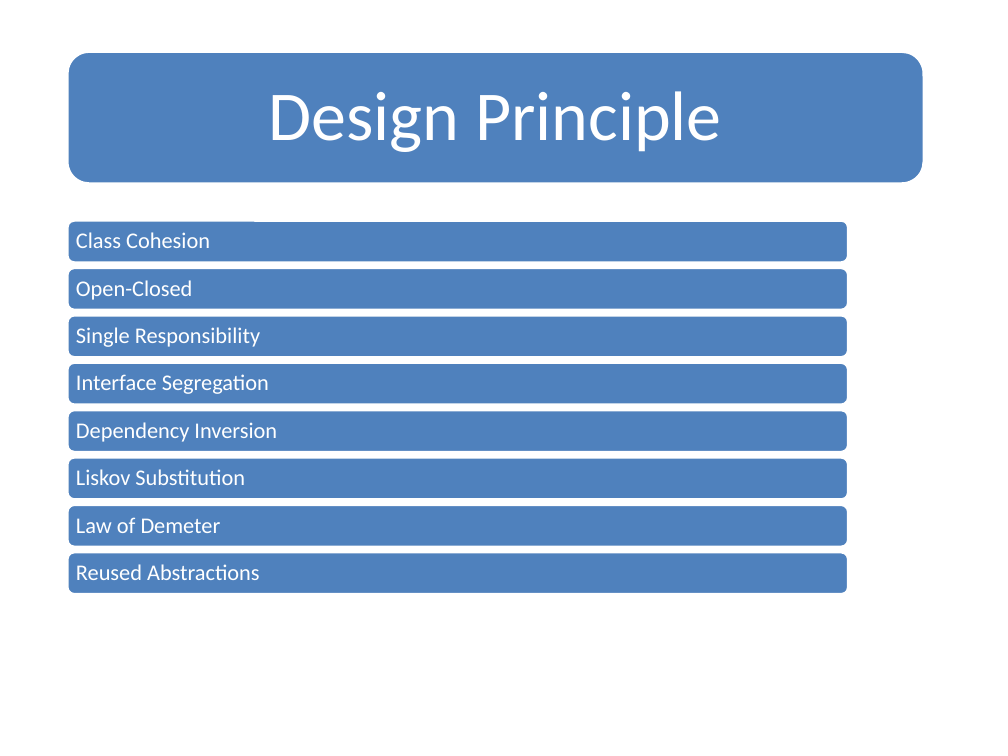
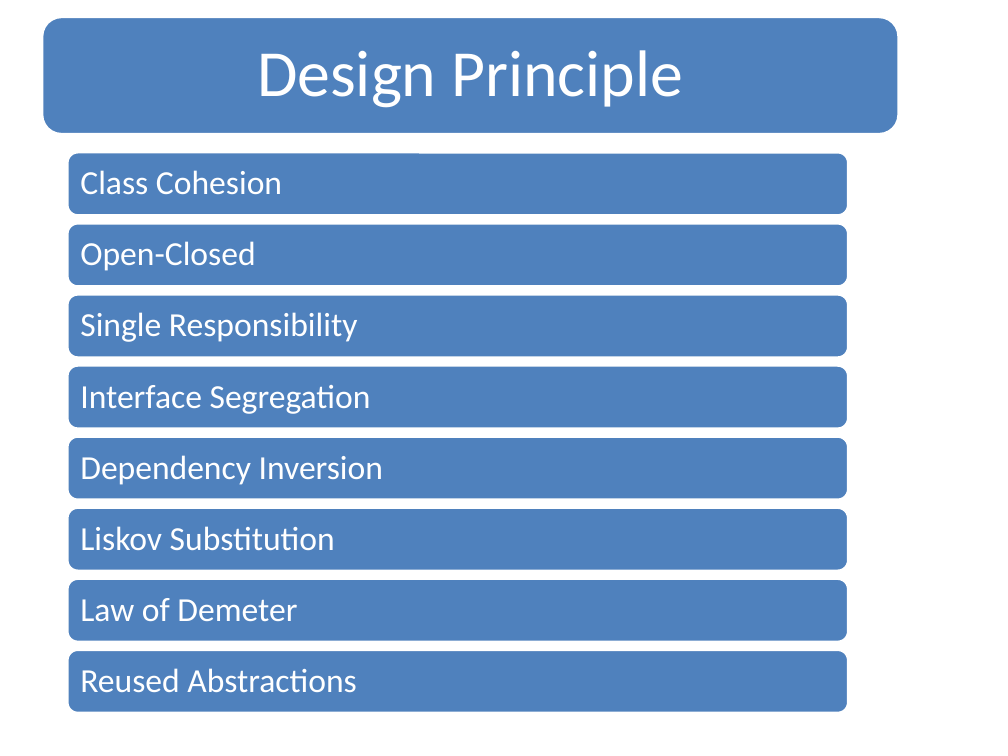
Before and after one commit to soyebparvez/DesignPatternData, a slide deck: slide 15 of Design Principle.pptx (slide 8 before the commit). Drawn at 1008x756 pixels with LibreOffice and Linux fonts; fonts in the diff are those of the drawing. Boxes give left, top, right and bottom in pixels: in the first picture for what was removed or moved away, otherwise in the second. Text is boxed around its words. In the diff, an @@ line names an element or a change of style, - is before the commit and + after.

Commit message:
Updated

```diff
--- a/Design Principle.pptx
+++ b/Design Principle.pptx
@@ rounded rectangle: place and size @@
-rounded rectangle at bbox=[68, 51, 924, 183]
+rounded rectangle at bbox=[42, 17, 899, 135]
@@ text "Design Principle": place and size @@
-text "Design Principle" at bbox=[269, 91, 721, 152]
+text "Design Principle" at bbox=[257, 50, 683, 108]
@@ text "Design Principle" at bbox=[257, 50, 683, 108]: size 50 to 47 pt; less space between paragraphs @@
@@ rounded rectangle: place and size @@
-rounded rectangle at bbox=[68, 268, 849, 310]
+rounded rectangle at bbox=[68, 152, 849, 216]
@@ text "Class Cohesion": place and size @@
-text "Class Cohesion" at bbox=[76, 232, 210, 248]
+text "Class Cohesion" at bbox=[80, 170, 282, 194]
@@ rounded rectangle: place and size @@
-rounded rectangle at bbox=[68, 221, 849, 263]
+rounded rectangle at bbox=[68, 223, 849, 286]
@@ text "Open-Closed": place and size @@
-text "Open-Closed" at bbox=[76, 280, 193, 300]
+text "Open-Closed" at bbox=[80, 241, 255, 271]
@@ rounded rectangle: place and size @@
-rounded rectangle at bbox=[68, 316, 849, 358]
+rounded rectangle at bbox=[68, 294, 849, 358]
@@ text "Single Responsibility": place and size @@
-text "Single Responsibility" at bbox=[76, 327, 260, 347]
+text "Single Responsibility" at bbox=[80, 312, 358, 342]
@@ rounded rectangle: place and size @@
-rounded rectangle at bbox=[68, 363, 849, 405]
+rounded rectangle at bbox=[68, 365, 849, 428]
@@ rounded rectangle: place and size @@
-rounded rectangle at bbox=[68, 458, 849, 500]
+rounded rectangle at bbox=[68, 436, 849, 500]
@@ text "Dependency Inversion": place and size @@
-text "Dependency Inversion" at bbox=[76, 422, 277, 442]
+text "Dependency Inversion" at bbox=[80, 455, 383, 485]
@@ rounded rectangle: place and size @@
-rounded rectangle at bbox=[68, 505, 849, 547]
+rounded rectangle at bbox=[68, 507, 849, 571]
@@ text "Liskov Substitution": place and size @@
-text "Liskov Substitution" at bbox=[76, 469, 245, 485]
+text "Liskov Substitution" at bbox=[80, 526, 335, 550]
@@ rounded rectangle: place and size @@
-rounded rectangle at bbox=[68, 552, 849, 595]
+rounded rectangle at bbox=[68, 579, 849, 642]
@@ text "Law of Demeter": place and size @@
-text "Law of Demeter" at bbox=[76, 517, 221, 533]
+text "Law of Demeter" at bbox=[80, 598, 297, 621]
@@ rounded rectangle: place and size @@
-rounded rectangle at bbox=[68, 410, 849, 453]
+rounded rectangle at bbox=[68, 649, 849, 713]
@@ size 16 to 24 pt; more space between paragraphs in 8 elements at bbox=[80, 312, 358, 342], bbox=[80, 385, 371, 414], bbox=[80, 241, 255, 271], bbox=[80, 455, 383, 485], bbox=[80, 170, 282, 194], bbox=[80, 526, 335, 550], bbox=[80, 598, 297, 621], bbox=[80, 668, 356, 692] @@
@@ text "Reused Abstractions": place and size @@
-text "Reused Abstractions" at bbox=[76, 564, 260, 580]
+text "Reused Abstractions" at bbox=[80, 668, 356, 692]
```
Also in this commit, not shown: 11 other slides changed, 7 slides added.
